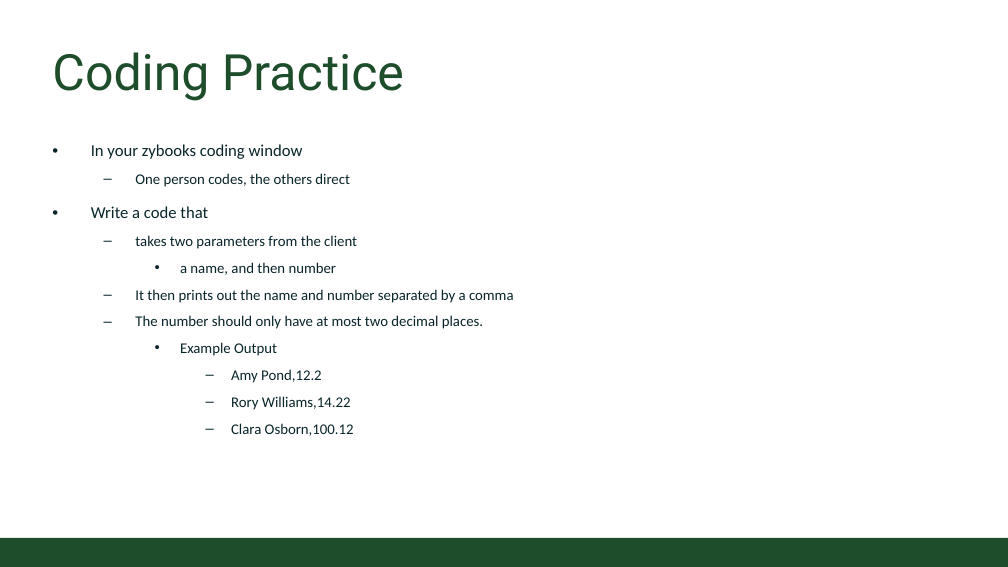
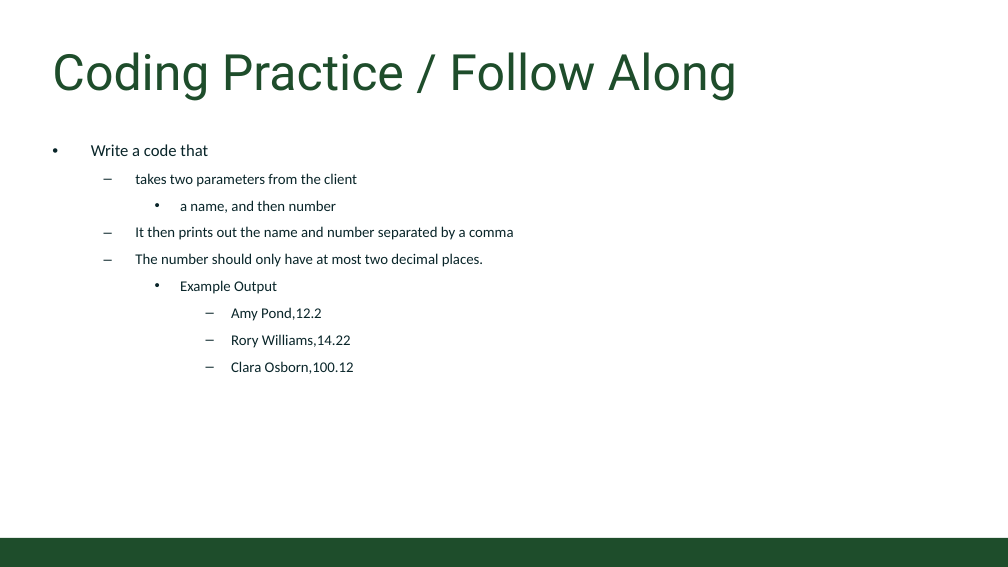
Before and after one commit to CSU-CS150B/handouts, a slide deck: slide 9 of Slides/On-Campus/03_Paper_Review.pptx. Drawn at 1008x567 pixels with LibreOffice and Linux fonts; fonts in the diff are those of the drawing; background and template pictures are left out. Boxes give left, top, right and bottom in pixels: in the first picture for what was removed or moved away, otherwise in the second. Text is boxed around its words. In the diff, an @@ line names an element or a change of style, - is before the commit and + after.

Commit message:
updated slides

```diff
--- a/Slides/On-Campus/03_Paper_Review.pptx
+++ b/Slides/On-Campus/03_Paper_Review.pptx
@@ title at <box>52,52,737,101</box>: text changed @@
-Coding Practice
+Coding Practice / Follow Along
@@ text at <box>91,144,350,187</box>: paragraphs removed @@
-• In your zybooks coding window
-  – One person codes, the others direct
```
Also in this commit, not shown: 1 other file.
